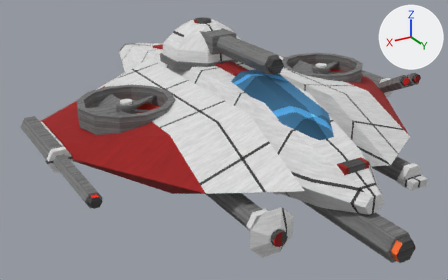
Renders of the glTF model art/models/stingray.glb from each side of a commit.
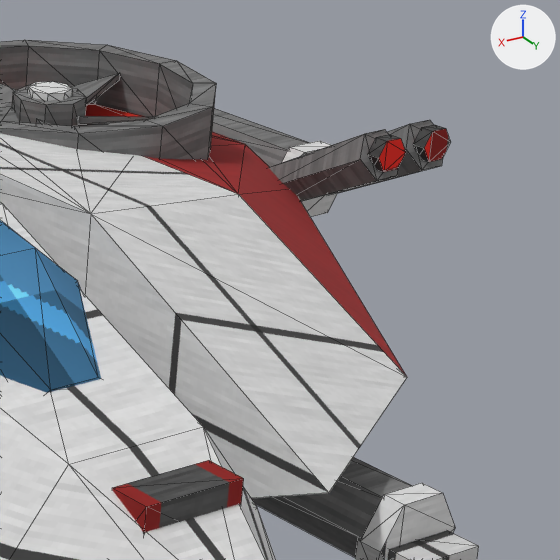
Each version appears first whole from a 50 mm lens placed at (63.3, 104.3, 58.9), pointed at (2.7, 3.3, 8.5), and next in a close-up on the part from 69% to 100% of the width and 15% to 65% of the height. Every picture has the same lights, and +X, +Y and +Z are marked at upper right. The older version's two pictures come first. The close-ups show mesh edges as thin lines. Where no turn or scale is listed for an object, it has been applied to the vertices. Vertices at exactly the same position are counted once.

The first close-up shows 'body', 'canopy', 'eye', 'fan_duct', 'fan_hub', 'flare_pod', 'flare_pod.001', 'pod_collar', 'pod_mouth', 'pod_mouth.001', 'tip_pod', 'wing_inner', 'wing_outer', 'wing_pod' and 9 more.
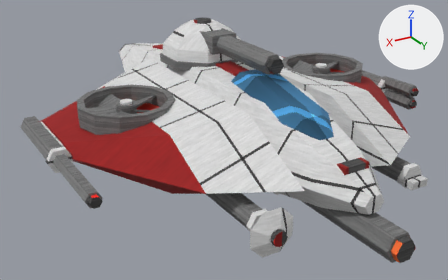
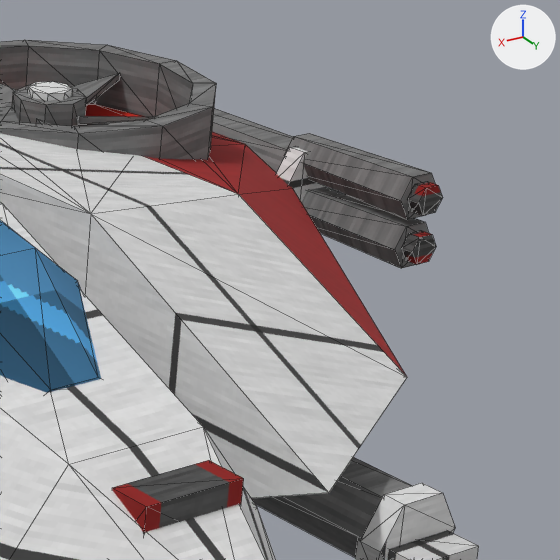
The edits, one by one:
me_flare_pod is used by ob_flare_pod; location (0.0, 0.0, 0.0).
me_flare_pod had 12 vertices, 20 faces and spanned x -41.0..-38.0, y 5.97..14.61, z 12.61..18.75.
me_flare_pod now has 12 vertices, 20 faces and spans x -39.2..-36.4, y 6.5..15.5, z 11.39..13.81.
me_flare_pod part 1: 12 of 12 vertices moved; they spanned x -41.0..-38.0, y 5.97..14.61, z 12.61..18.75 and now span x -39.2..-36.4, y 6.5..15.5, z 11.39..13.81; mean shift (1.7, 0.75, -3.0).
me_flare_pod_001 is used by ob_flare_pod_001; location (0.0, 0.0, 0.0).
me_flare_pod_001 had 12 vertices, 20 faces and spanned x -37.6..-34.6, y 5.97..14.61, z 12.61..18.75.
me_flare_pod_001 now has 12 vertices, 20 faces and spans x -39.2..-36.4, y 6.5..15.5, z 14.19..16.61.
me_flare_pod_001 part 2: 12 of 12 vertices moved; they spanned x -37.6..-34.6, y 5.97..14.61, z 12.61..18.75 and now span x -39.2..-36.4, y 6.5..15.5, z 14.19..16.61; mean shift (-1.7, 0.75, -0.2).
me_pod_mouth is used by ob_pod_mouth; location (0.0, 0.0, 0.0).
me_pod_mouth had 12 vertices, 20 faces and spanned x -40.5..-38.5, y 14.0..14.8, z 16.93..18.67.
me_pod_mouth now has 12 vertices, 20 faces and spans x -38.7..-36.9, y 15.5..16.3, z 11.82..13.38.
me_pod_mouth part 3: the whole mesh is scaled about its middle by (0.9, 1, 0.9), then moved by (1.7, 1.5, -5.2).
me_pod_mouth_001 is used by ob_pod_mouth_001; location (0.0, 0.0, 0.0).
me_pod_mouth_001 had 12 vertices, 20 faces and spanned x -37.1..-35.1, y 14.0..14.8, z 16.93..18.67.
me_pod_mouth_001 now has 12 vertices, 20 faces and spans x -38.7..-36.9, y 15.5..16.3, z 14.62..16.18.
me_pod_mouth_001 part 4: the whole mesh is scaled about its middle by (0.9, 1, 0.9), then moved by (-1.7, 1.5, -2.4).

Pixel boxes [x1, y1, x2, y2] of what changed, in the close-ups (560 x 560 px):
'flare_pod.001', reshaped
    before: [268, 129, 398, 201]
    after: [284, 133, 435, 220]
'flare_pod', reshaped (10% wider, 8% taller)
    before: [328, 120, 443, 195]
    after: [302, 187, 429, 268]
'pod_mouth.001', moved, rescaled (10% shorter)
    before: [368, 134, 405, 172]
    after: [408, 181, 443, 215]
'pod_mouth', moved, rescaled (8% narrower, 8% shorter)
    before: [413, 125, 450, 162]
    after: [402, 230, 436, 264]
